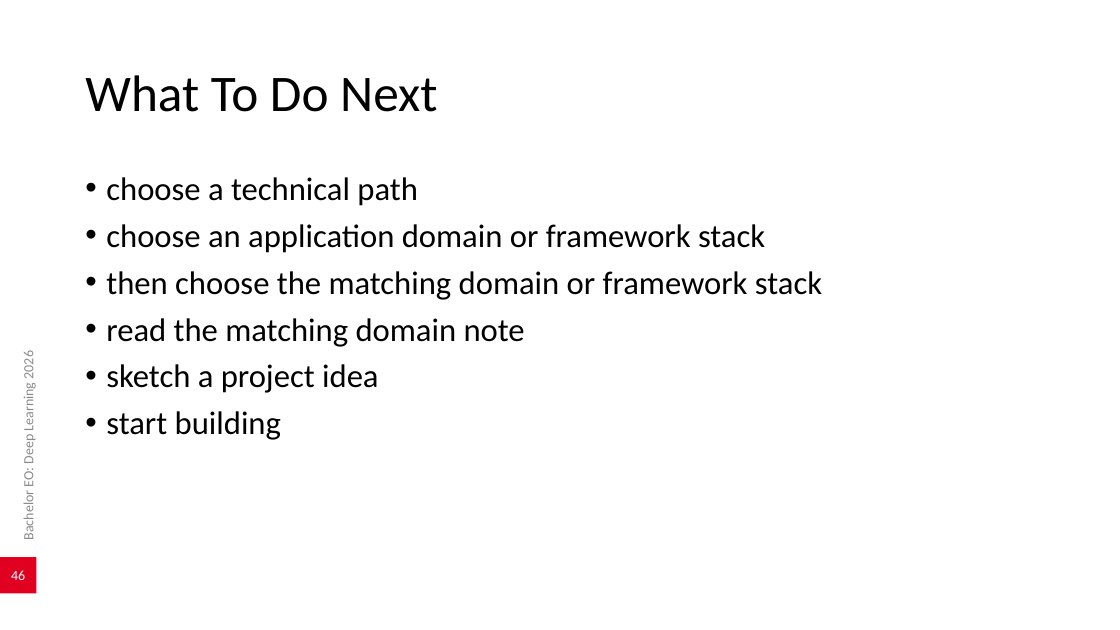
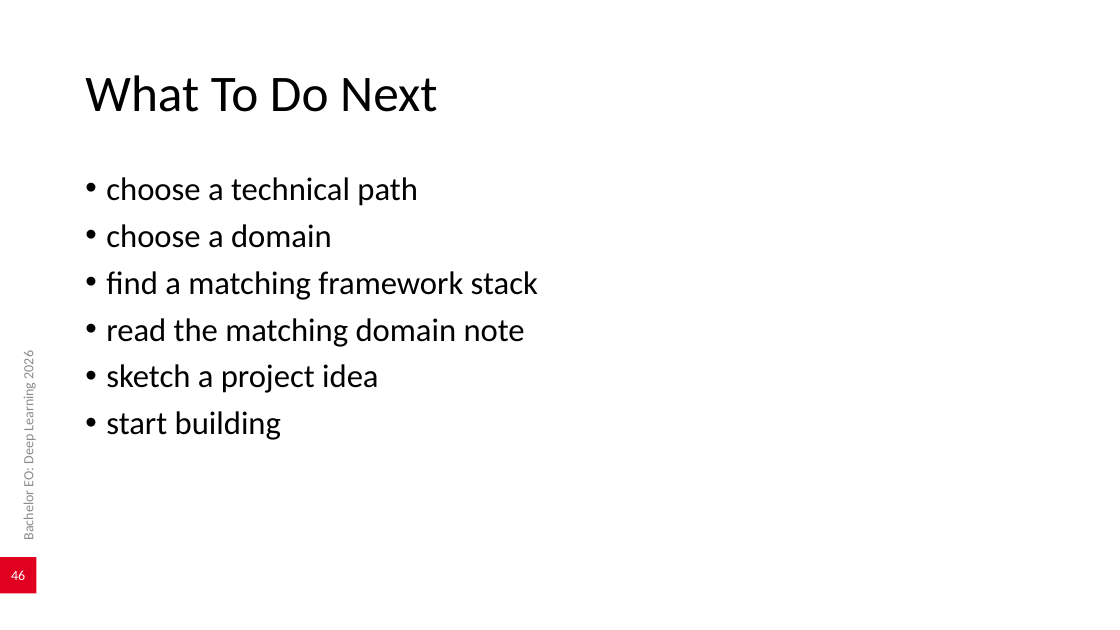
Before and after one commit to AlexanderDhoore/deep-learning-2026, a slide deck: slide 46 of slides/deep-learning-project-domains.pptx. Drawn at 1120x630 pixels with LibreOffice and Linux fonts; fonts in the diff are those of the drawing; background and template pictures are left out. Boxes give left, top, right and bottom in pixels: in the first picture for what was removed or moved away, otherwise in the second. Text is boxed around its words. In the diff, an @@ line names an element or a change of style, - is before the commit and + after.

Commit message:
Simplify project next-step wording

```diff
--- a/slides/deep-learning-project-domains.pptx
+++ b/slides/deep-learning-project-domains.pptx
@@ text at (x1=106, y1=224, x2=538, y2=300): text changed @@
-• choose an application domain or framework stack
-• then choose the matching domain or framework stack
+• choose a domain
+• find a matching framework stack
```
Also in this commit, not shown: 2 other files.
